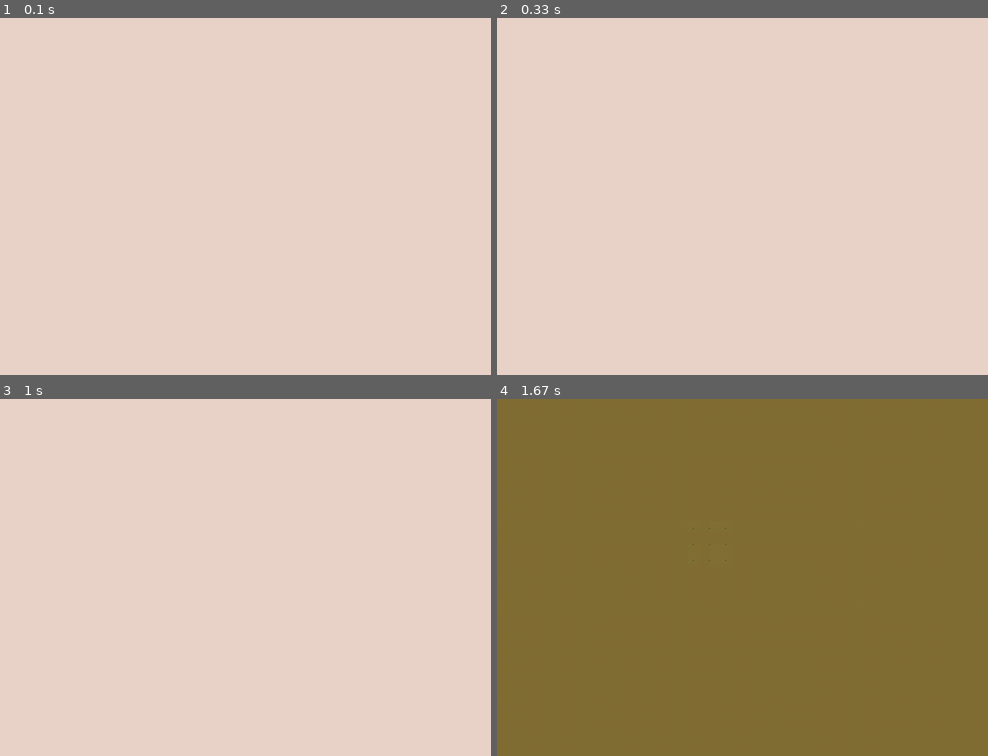
Above: before the commit, frames 1-4 (two rows, left to right).
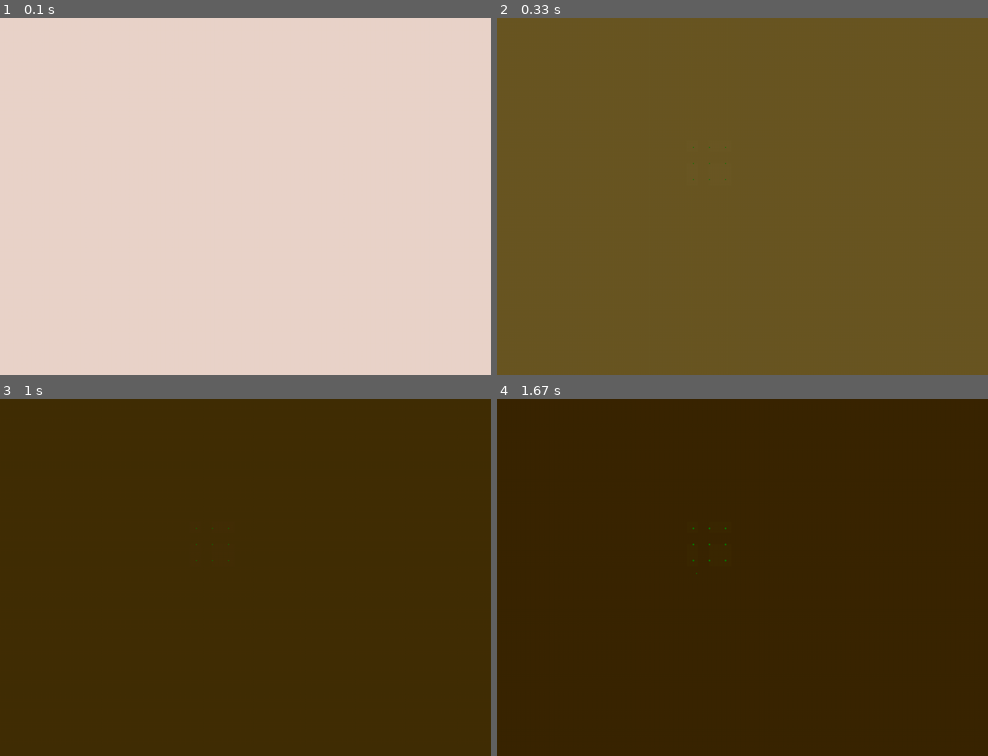
Above: after the commit, the same moments.

Repository: Rashvin20/modellingandsimulationteam20
Game: pygame game, started from main.py.py
The game is run twice, just before and just after one commit, with the same random seed, the same clock (stepped at 60 frames per second) and the same inputs.
Inputs:
- Up to frame 1 (0.1 s): no input
- Up to frame 2 (0.33 s): no input
- Up to frame 3 (1 s): no input
- Up to frame 4 (1.67 s): no input

Frame 1 is identical in both runs. In frame 2, 100% of the frame differs, in the area x 0-100%, y 0-100%; in frame 3, 100%; in frame 4, 100%.

Commit message:
added tools to collect tree population overtime and tree lifespan.

Diff:
--- a/main.py.py
+++ b/main.py.py
@@ -28,14 +28,19 @@
 
 
 timestep = pygame.USEREVENT + 1
-pygame.time.set_timer(timestep, 1000)
+pygame.time.set_timer(timestep, 100) #x10 speed: 1s = 10y
 
 nutri_map = [[libs.Nutrient(init_nutri_amount=0.5,x_pos=i*nutri_quare_size, y_pos=j*nutri_quare_size)
                for i in range(windows_width//nutri_quare_size)]
                for j in range(windows_height//nutri_quare_size)]
 
 
-more_function.Terminal_Show.print_nutri_map(nutri_map)
+#more_function.Terminal_Show.print_nutri_map(nutri_map)
+
+sim_stop_time = 300 #300 years
+list_pop_overtime = []
+list_lifespan_trees = []
+
 
 iter = 0
 
@@ -51,7 +56,7 @@
             more_function.Pygame_Display.show_nutrients(nutri_map)
 
             #make trees eat nutrients
-            more_function.Simulation.tree_eat_nutrients(trees, nutri_map)
+            more_function.Simulation.tree_eat_nutrients(trees, nutri_map, list_lifespan_trees)
             more_function.Pygame_Display.show_nutrients(nutri_map)
 
             #tree reproduction
@@ -59,7 +64,7 @@
             more_function.Pygame_Display.show_trees(trees)
 
             #kill trees with no sunlight
-            more_function.Simulation.kill_trees_no_sun(trees)
+            more_function.Simulation.kill_trees_no_sun(trees, list_lifespan_trees)
             more_function.Pygame_Display.show_trees(trees)
 
             #terminal view
@@ -71,6 +76,21 @@
             #update window
             pygame.display.update()
 
+            #data collection
+            list_pop_overtime += [len(trees)]
+
+
+            if iter > sim_stop_time:
+                running = False
+
         # Check for QUIT event
         if event.type == pygame.QUIT:
             running = False
+
+#print data
+print("Tree population :")
+print(list_pop_overtime)
+print("")
+print("Tree lifespan :")
+print(list_lifespan_trees)
+print("")
--- a/more_function.py
+++ b/more_function.py
@@ -38,11 +38,11 @@
                 nutri.replenish()
 
     @classmethod
-    def tree_eat_nutrients(cls, tree_list, nutri_map):
+    def tree_eat_nutrients(cls, tree_list, nutri_map, list_lifespan_trees):
         for tree in tree_list:
-            tree.eat(nutri_map, tree_list)
+            tree.eat(nutri_map, tree_list, list_lifespan_trees)
 
     @classmethod
-    def kill_trees_no_sun(cls, tree_list):
+    def kill_trees_no_sun(cls, tree_list, list_lifespan_trees):
         for tree in tree_list:
-            tree.die_if_under_canopy(tree_list)
+            tree.die_if_under_canopy(tree_list, list_lifespan_trees)
--- a/objects.py
+++ b/objects.py
@@ -10,7 +10,6 @@
         self.age = 0
         self.growth = 0.01 #percentage of growth, at birth we assume it has 1% of its adult size
         self.reserves = 0 #loose pts if no food, die if <0
-        self.size = 0.1 #no idea what unit that would be
         self.max_size = 15 #15m
 
         if x_pos == None:
@@ -45,7 +44,7 @@
         new_y = self.y_pos + (random.randint(0,1)*2-1)*random.expovariate(coef)
         trees_list.append(Tree(new_x, new_y))
 
-    def eat(self, map, tree_list):
+    def eat(self, map, tree_list, list_lifespan_trees):
         """
         Function for trees "eating" ground nutrients.
         First the tree eats to assure its own survival, if successful in doing
@@ -53,6 +52,8 @@
         If the tree cannot eat enough to grow, its growth is stunted, and if
         the tree cannot eat enough to survive, it dies.
         """
+        self.age += 1 #get older by one year
+
         coef_ntt = 1/750 #nutrient to tree coefficient (1 nutri square can feed 750pt of hunger, when 1 adult tree eats 150pt)
         coef_min_nutri = 0.001
         coef_eff_nutri = 0.4 # 0-1, at what nutrient concentration do trees start having trouble eating
@@ -83,7 +84,7 @@
 
         #check if tree dies of hunger
         if self.reserves < 0:
-            self.kill(tree_list)
+            self.kill(tree_list, list_lifespan_trees)
 
 
     def survival_hunger(self):
@@ -102,18 +103,19 @@
 
         return m.exp(self.growth * coef)
 
-    def kill(self, tree_list):
+    def kill(self, tree_list, list_lifespan_trees):
         """
         kill the current tree
         """
         try:
             tree_list.remove(self)
+            list_lifespan_trees += [self.age]
         except ValueError:
             print('kill_tree_error')
 
         del self
 
-    def die_if_under_canopy(self, tree_list):
+    def die_if_under_canopy(self, tree_list, list_lifespan_trees):
         """
         if a small tree is under a big tree, we assume the big tree takes all
         the sunlight and kills the small tree
@@ -125,7 +127,7 @@
             if tree.growth > self.growth: #bigger tree
                 dist = m.sqrt((tree.x_pos - self.x_pos)**2 + (tree.y_pos - self.y_pos)**2)
                 if dist < tree.growth * coef_display_growth + self.growth * coef_display_growth: #if touching (big tree removing sunlight)
-                    self.kill(tree_list) #kill small tree
+                    self.kill(tree_list, list_lifespan_trees) #kill small tree
 
 
 
